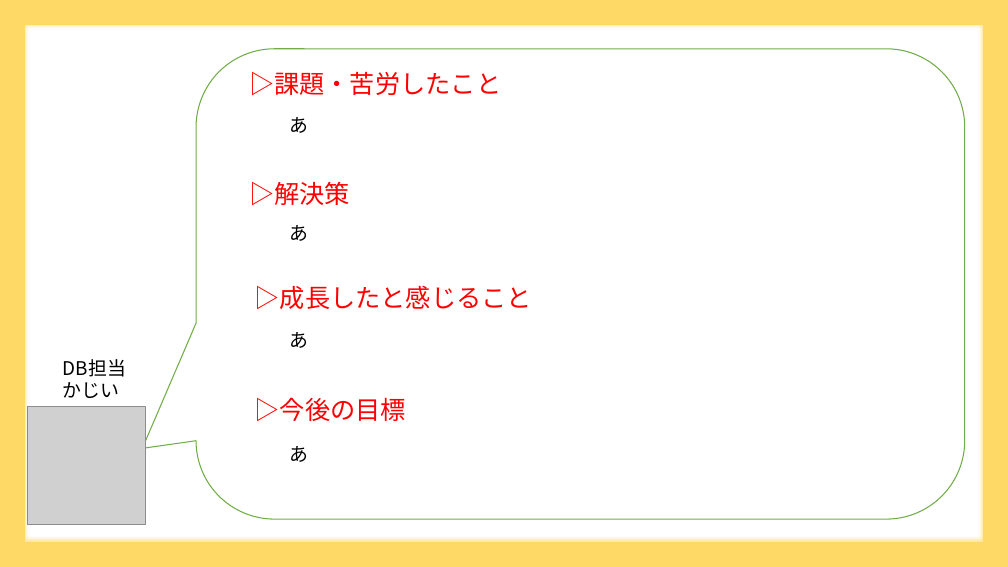
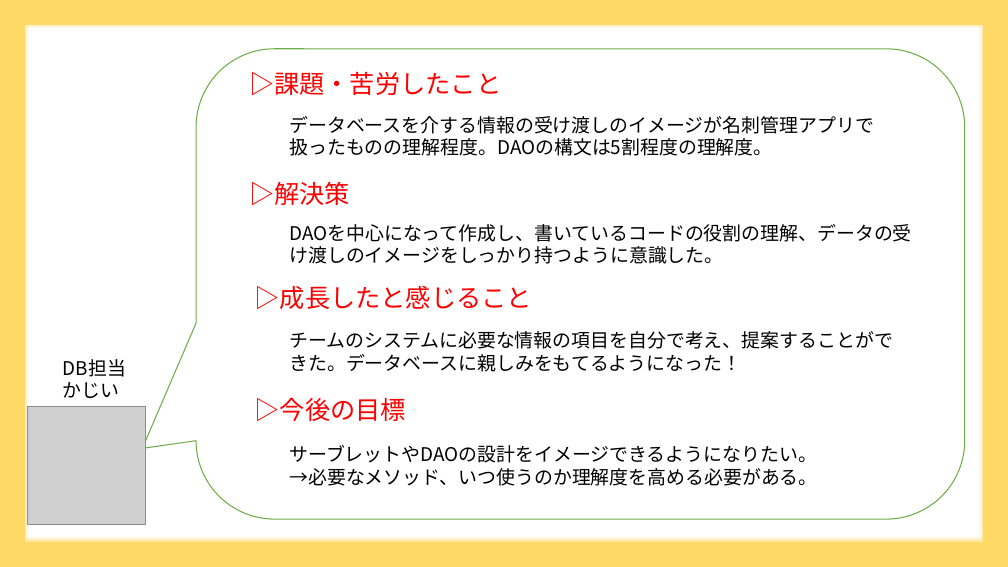
Before and after one commit to DOJO-2021/A-1, a slide deck: slide 13 of document/成果発表_平和島.pptx (slide 12 before the commit). Drawn at 1008x567 pixels with LibreOffice and Linux fonts; fonts in the diff are those of the drawing; grey boxes stand for pictures. Boxes give left, top, right and bottom in pixels: in the first picture for what was removed or moved away, otherwise in the second. Text is boxed around its words. In the diff, an @@ line names an element or a change of style, - is before the commit and + after.

```diff
--- a/document/成果発表_平和島.pptx
+++ b/document/成果発表_平和島.pptx
@@ text at (289,116,874,156): text changed @@
-あ
+データベースを介する情報の受け渡しのイメージが名刺管理アプリで扱ったものの理解程度。DAOの構文は5割程度の理解度。
@@ text at (289,224,911,264): text changed @@
-あ
+DAOを中心になって作成し、書いているコードの役割の理解、データの受け渡しのイメージをしっかり持つように意識した。
@@ text at (289,331,893,372): text changed @@
-あ
+チームのシステムに必要な情報の項目を自分で考え、提案することができた。データベースに親しみをもてるようになった！
@@ text at (289,445,817,486): text changed @@
-あ
+サーブレットやDAOの設計をイメージできるようになりたい。
+→必要なメソッド、いつ使うのか理解度を高める必要がある。
```
Also in this commit, not shown: 10 other slides changed, 2 slides added, 1 slide removed, 1 other file.
